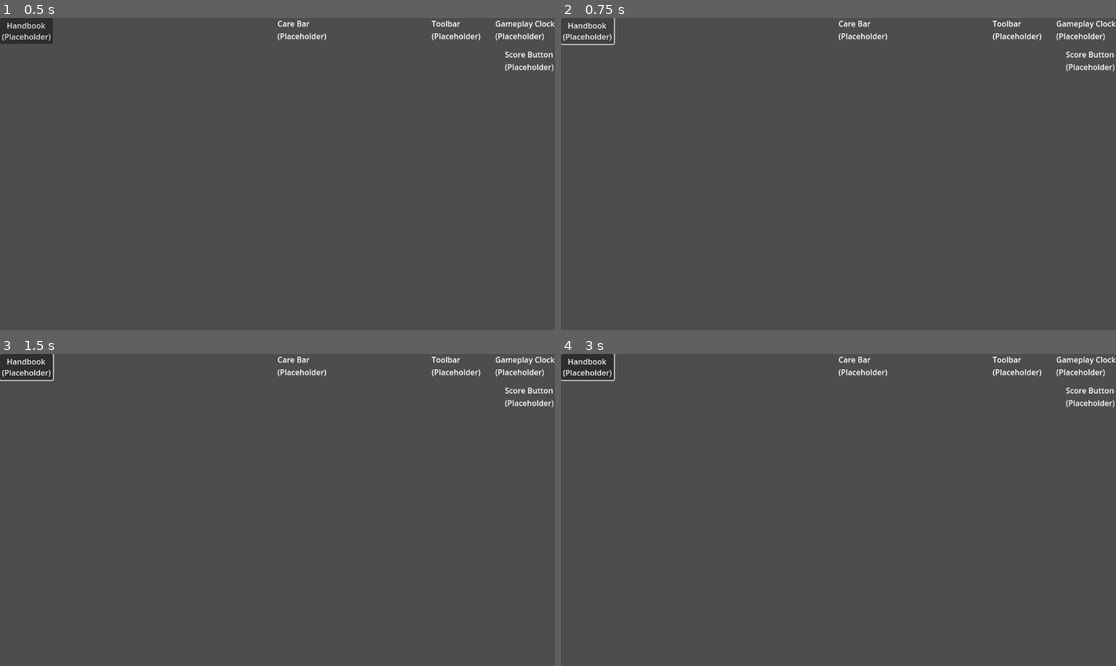
Above: before the commit, frames 1-4 (two rows, left to right).
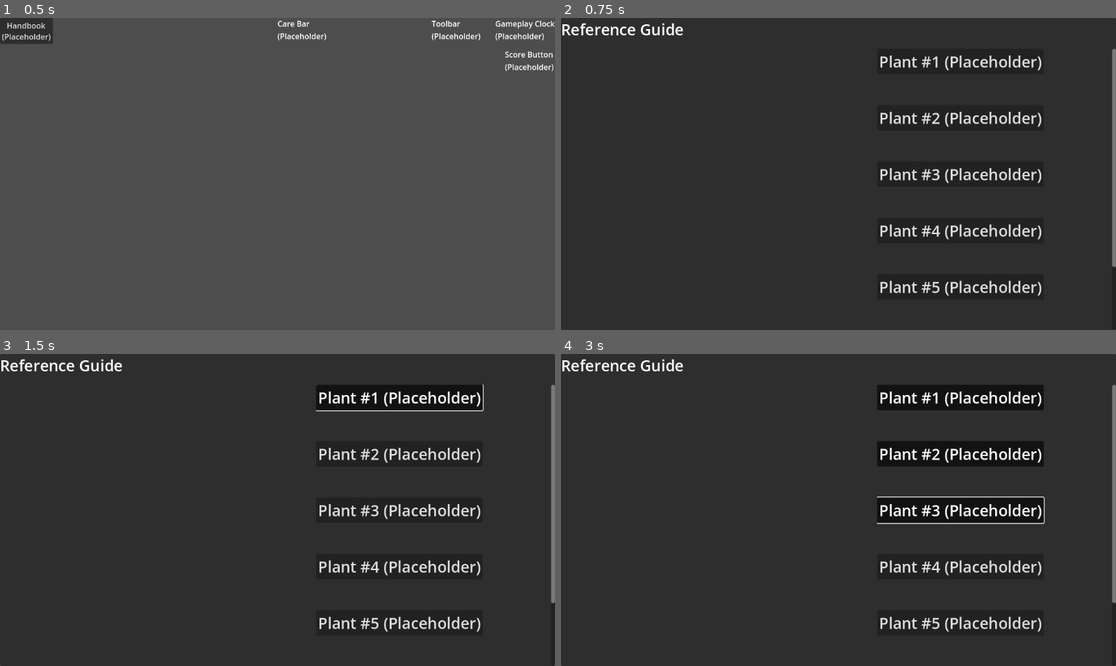
Above: after the commit, the same moments.

Repository: ArtGarci/AstroPonics
Game: Godot game, scene res://HUD/HUD.tscn
The game is run twice, just before and just after one commit, with the same random seed, the same clock (stepped at 60 frames per second) and the same inputs. This scene is started directly instead of the project's main scene.
Inputs (mouse positions are in pixels of both pictures, inside the frame that each line leads up to):
- Up to frame 1 (0.5 s): no input
- Up to frame 2 (0.75 s): click "Handbook (Placeholder)" at 0.5 s
- Up to frame 3 (1.5 s): click (399, 397) at 1.25 s, where only the run after the commit has a clickable "Plant #1 (Placeholder)"
- Up to frame 4 (3 s): click (960, 453) at 2 s, where only the run after the commit has a clickable "Plant #2 (Placeholder)"; click (960, 510) at 2.75 s, where only the run after the commit has a clickable "Plant #3 (Placeholder)"

Frame 1 is identical in both runs. In frame 2, 99% of the frame differs, in the area x 0-100%, y 0-100%; in frame 3, 99%; in frame 4, 99%.

Commit message:
Edit HUD to open the reference menu on click.
Scene is changed to reference_menu.tscn.
Reference_menu.tscn is now scaled to the current size of the window.

Diff:
--- a/HUD/HUD.tscn
+++ b/HUD/HUD.tscn
@@ -1,4 +1,6 @@
-[gd_scene format=3 uid="uid://ba2kt0ani0abt"]
+[gd_scene load_steps=2 format=3 uid="uid://ba2kt0ani0abt"]
+
+[ext_resource type="Script" path="res://HUD/ReferenceMenuButton.gd" id="1_86stp"]
 
 [node name="HUD" type="CanvasLayer"]
 
@@ -7,6 +9,7 @@
 offset_bottom = 54.0
 text = "Handbook
 (Placeholder)"
+script = ExtResource("1_86stp")
 
 [node name="Toolbar" type="Label" parent="."]
 offset_left = 896.0
@@ -43,3 +46,5 @@
 grow_horizontal = 0
 text = "Gameplay Clock
 (Placeholder)"
+
+[connection signal="pressed" from="ReferenceMenuButton" to="ReferenceMenuButton" method="_on_pressed"]
--- /dev/null
+++ b/HUD/ReferenceMenuButton.gd
@@ -0,0 +1,15 @@
+extends Button
+
+
+# Called when the node enters the scene tree for the first time.
+func _ready():
+	pass # Replace with function body.
+
+
+# Called every frame. 'delta' is the elapsed time since the previous frame.
+func _process(delta):
+	pass
+
+
+func _on_pressed():
+	get_tree().change_scene_to_file("res://Objects/reference_menu.tscn")
--- a/Objects/reference_menu.tscn
+++ b/Objects/reference_menu.tscn
@@ -12,15 +12,9 @@
 
 [node name="Background" type="Panel" parent="."]
 layout_mode = 1
-anchors_preset = 8
-anchor_left = 0.5
-anchor_top = 0.5
-anchor_right = 0.5
-anchor_bottom = 0.5
-offset_left = -896.0
-offset_top = -476.0
-offset_right = 896.0
-offset_bottom = 484.0
+anchors_preset = 15
+anchor_right = 1.0
+anchor_bottom = 1.0
 grow_horizontal = 2
 grow_vertical = 2
 
@@ -35,15 +29,19 @@
 vertical_alignment = 1
 
 [node name="ReferenceGuideText" type="RichTextLabel" parent="Background"]
-layout_mode = 2
-offset_left = 64.0
-offset_top = 64.0
-offset_right = 1216.0
-offset_bottom = 896.0
+layout_mode = 1
+anchors_preset = 15
+anchor_right = 1.0
+anchor_bottom = 1.0
+offset_right = -1791.0
+offset_bottom = -915.0
+grow_horizontal = 2
+grow_vertical = 2
 theme_override_font_sizes/normal_font_size = 32
 text = "Placeholder text for reference menu items"
 fit_content = true
 script = ExtResource("1_yu732")
+metadata/_edit_use_anchors_ = true
 
 [node name="ScrollContainer" type="ScrollContainer" parent="Background"]
 layout_mode = 1
